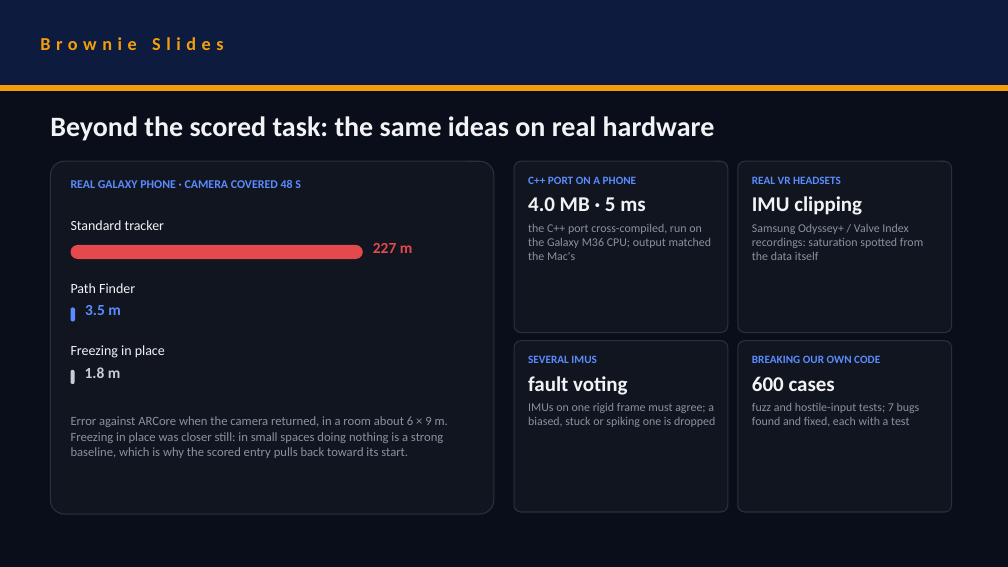
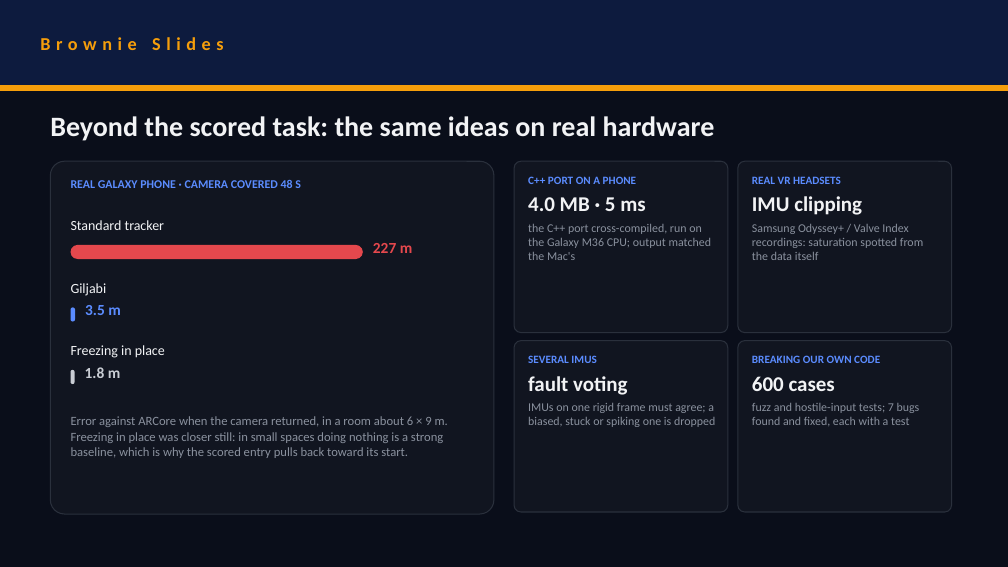
Before and after one commit to rehaanajani/pathfinder-xr, a slide deck: slide 8 of deck/SRMIST_CaliforniaBurrito.pptx. Drawn at 1008x567 pixels with LibreOffice and Linux fonts; fonts in the diff are those of the drawing. Boxes give left, top, right and bottom in pixels: in the first picture for what was removed or moved away, otherwise in the second. Text is boxed around its words. In the diff, an @@ line names an element or a change of style, - is before the commit and + after.

Commit message:
Made 길잡이 (Giljabi) the deck's title name, drawn as an image so it shows without a Korean font

```diff
--- a/deck/SRMIST_CaliforniaBurrito.pptx
+++ b/deck/SRMIST_CaliforniaBurrito.pptx
@@ text at [71, 283, 107, 296]: text changed @@
-Path Finder
+Giljabi
```
Also in this commit, not shown: 4 other slides changed, 2 other files.
